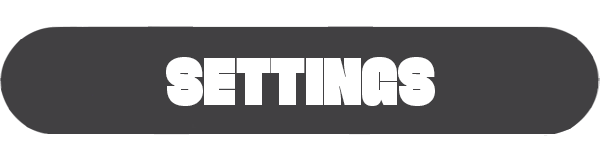
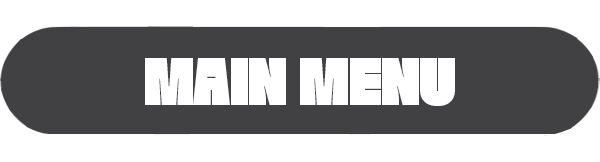
Comparing the layer stacks of the two (600, 162) images. Changes:
renamed "SETTINGS" to "MAIN MENU", painted on it over <box>145,57,455,106</box>
painted on "Layer 10" over <box>324,26,380,27</box>
